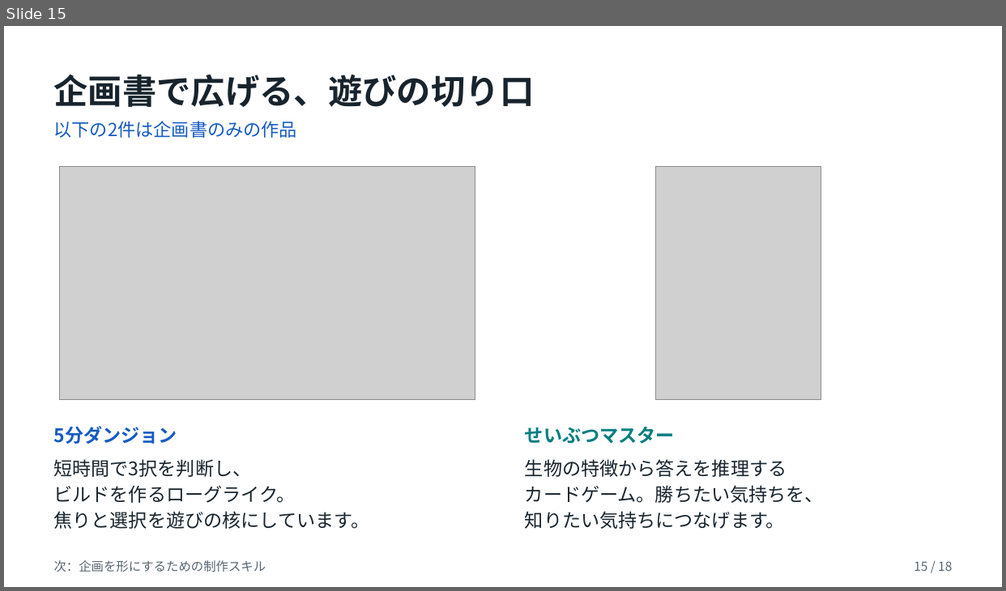
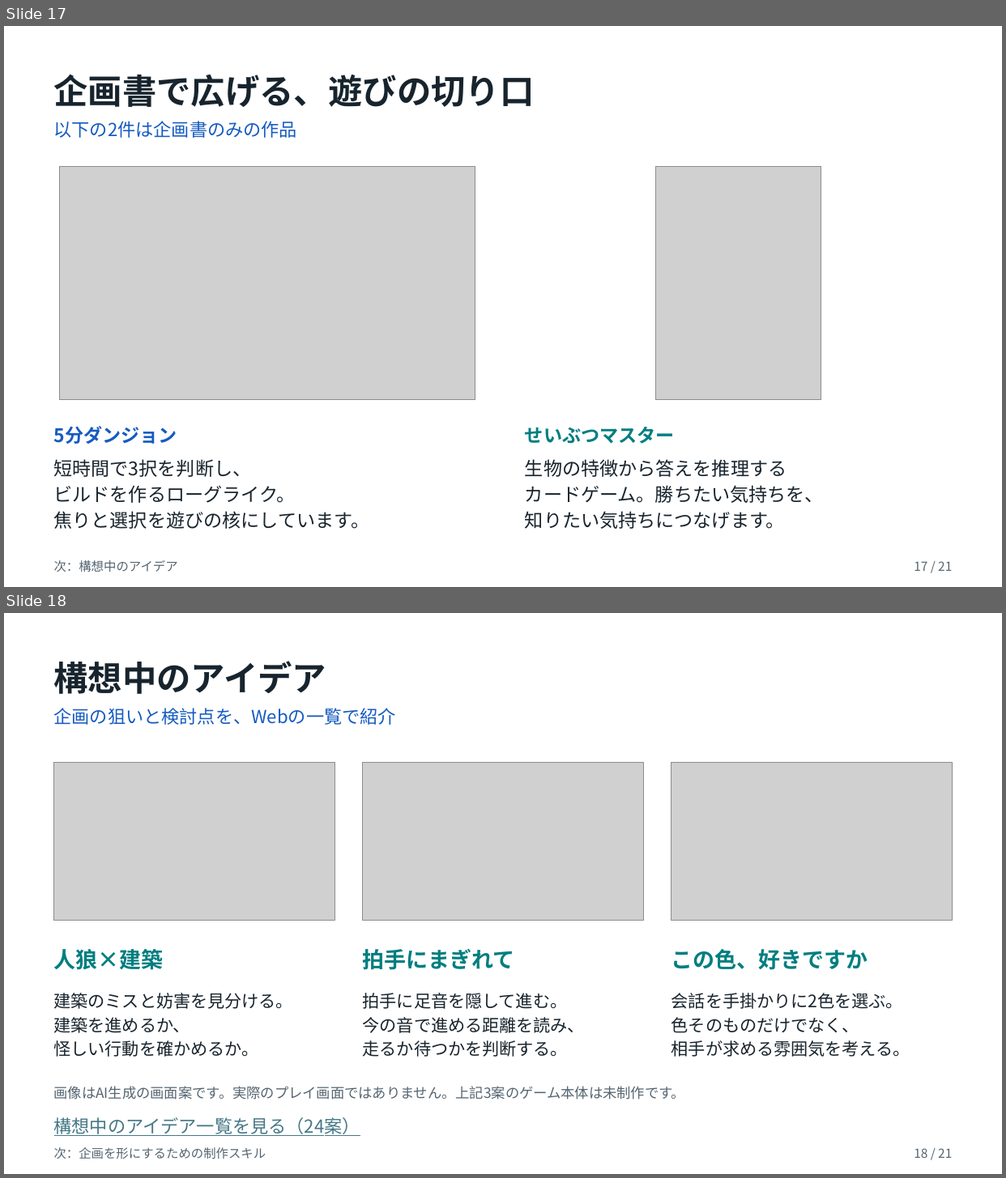
Before and after one commit to kuon-haruto/portfolio, a slide deck: documents/portfolio/島本善太_ポートフォリオ.pptx. Shown one above the other, each under a label of ours: slide 15 before the commit, slides 17 and 18 after it. The pictures are 1006x591 and 1006x1178 pixels, drawn with LibreOffice and Linux fonts; fonts in the diff are those of the drawing; grey boxes stand for pictures. Boxes give left, top, right and bottom in pixels: in the first picture for what was removed or moved away, otherwise in the second. Text is boxed around its words. In the diff, an @@ line names an element or a change of style, - is before the commit and + after.

```diff
--- a/documents/portfolio/島本善太_ポートフォリオ.pptx
+++ b/documents/portfolio/島本善太_ポートフォリオ.pptx
@@ slide 18 added at box(4, 613, 1002, 1174), background #FFFFFF @@
@@ text added at box(54, 661, 327, 694), 33 pt, text #18242D, bold @@
+構想中のアイデア
@@ text added at box(54, 708, 396, 725), 17.2 pt, text #155BC1 @@
+企画の狙いと検討点を、Webの一覧で紹介
@@ picture added at box(54, 763, 335, 921) @@
@@ picture added at box(363, 763, 643, 921) @@
@@ picture added at box(671, 763, 953, 921) @@
@@ text added at box(54, 949, 164, 970), 21 pt, text #007E80, bold @@
+人狼×建築
@@ text added at box(363, 949, 515, 970), 21 pt, text #007E80, bold @@
+拍手にまぎれて
@@ text added at box(671, 949, 868, 970), 21 pt, text #007E80, bold @@
+この色、好きですか
@@ text added at box(54, 993, 293, 1057), 16.5 pt, text #18242D @@
+建築のミスと妨害を見分ける。
+建築を進めるか、
+怪しい行動を確かめるか。
@@ text added at box(363, 993, 585, 1057), 16.5 pt, text #18242D @@
+拍手に足音を隠して進む。
+今の音で進める距離を読み、
+走るか待つかを判断する。
@@ text added at box(671, 993, 910, 1057), 16.5 pt, text #18242D @@
+会話を手掛かりに2色を選ぶ。
+色そのものだけでなく、
+相手が求める雰囲気を考える。
@@ text added at box(54, 1086, 686, 1100), 13.5 pt, text #556571 @@
+画像はAI生成の画面案です。実際のプレイ画面ではありません。上記3案のゲーム本体は未制作です。
@@ text added at box(54, 1118, 360, 1136), 17.2 pt, text #467886, underline @@
+構想中のアイデア一覧を見る（24案）
@@ text added at box(54, 1148, 266, 1159), 12 pt, text #556571 @@
+次：企画を形にするための制作スキル
@@ text added at box(914, 1148, 952, 1158), 12 pt, text #556571 @@
+18 / 21
@@ what was slide 15 is now slide 17 @@
@@ slide 17 changed as well @@
@@ text at box(54, 561, 178, 572): text changed @@
-次：企画を形にするための制作スキル
+次：構想中のアイデア
@@ text at box(914, 561, 952, 571): text changed @@
-15 / 18
+17 / 21
```
Also in this commit, not shown: 17 other slides changed, 2 other slides added, 3 other files.
